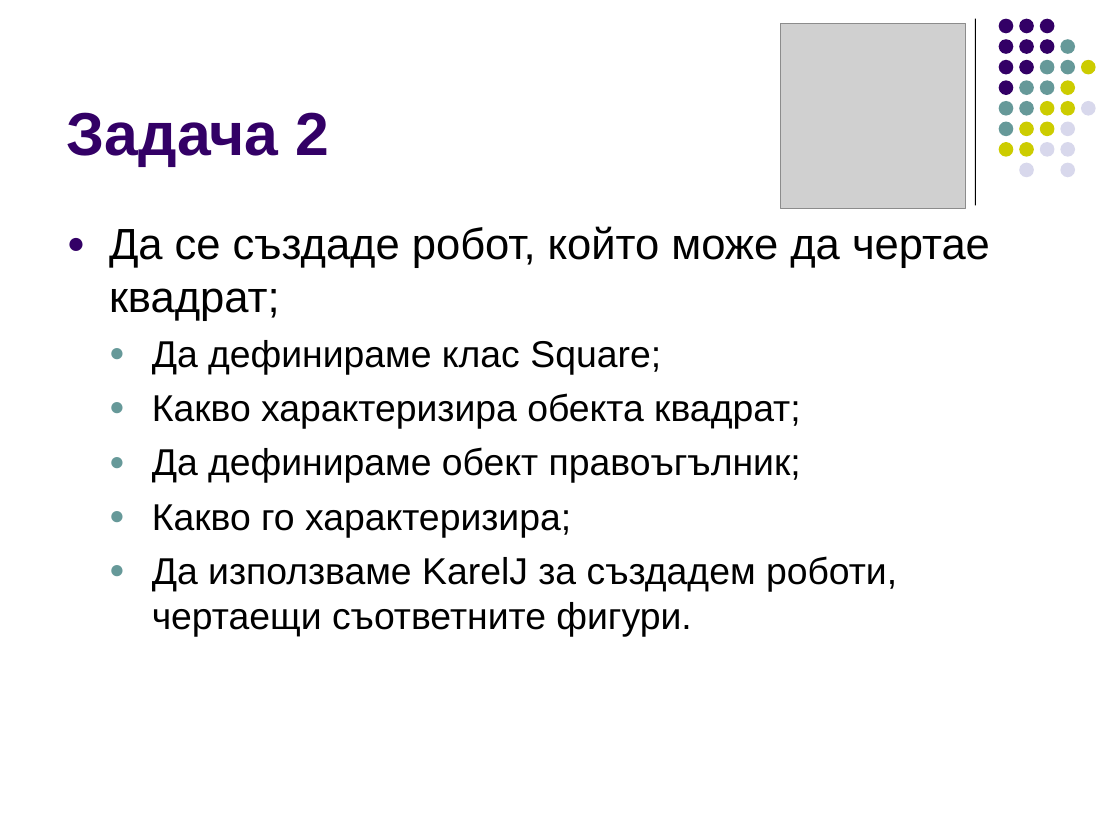
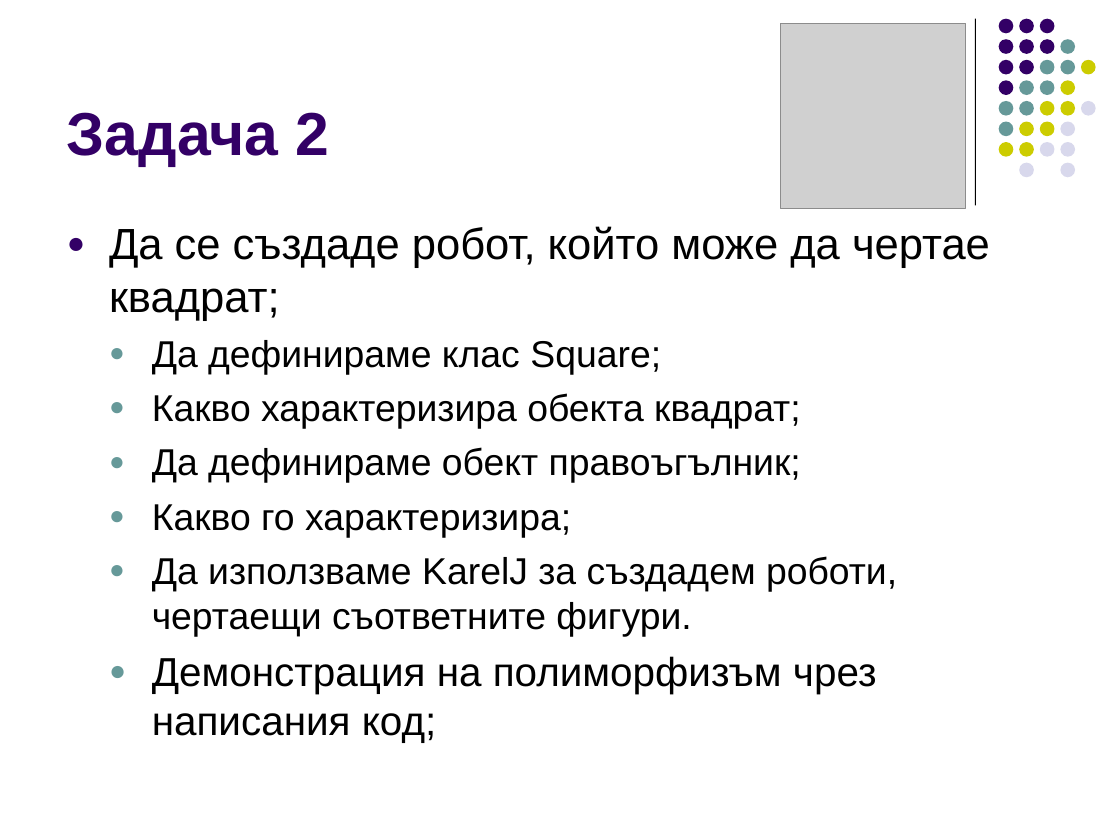
Before and after one commit to ivorusev/startup-factory-java-course, a slide deck: slide 15 of 2-OOP.ppt (slide 14 before the commit). Drawn at 1120x840 pixels with LibreOffice and Linux fonts; fonts in the diff are those of the drawing; grey boxes stand for pictures. Boxes give left, top, right and bottom in pixels: in the first picture for what was removed or moved away, otherwise in the second. Text is boxed around its words. In the diff, an @@ line names an element or a change of style, - is before the commit and + after.

```diff
--- a/2-OOP.ppt
+++ b/2-OOP.ppt
@@ text at [152,656,877,743]: paragraph added @@
+  ● Демонстрация на полиморфизъм чрез написания код;
```
Also in this commit, not shown: 5 other slides changed, 1 slide added.
